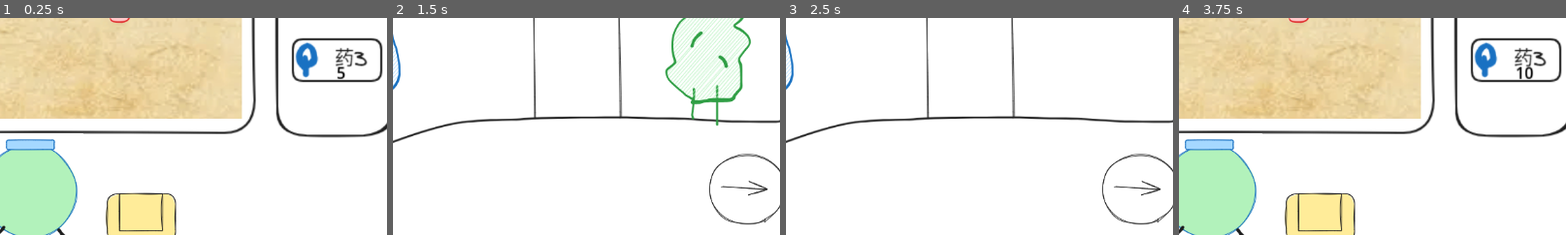
Above: before the commit, frames 1-4 (left to right).
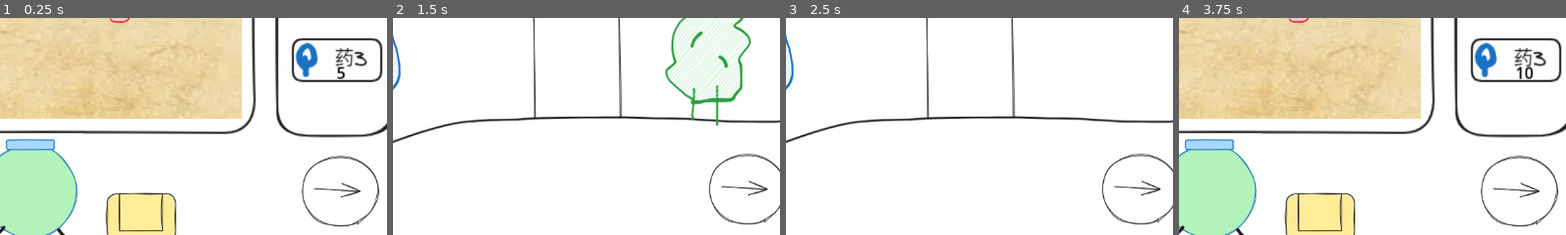
Above: after the commit, the same moments.

Repository: NoobEric0746/Potion-Bingyan
Game: Godot game, scene res://sprites/main.tscn
The game is run twice, just before and just after one commit, with the same random seed, the same clock (stepped at 60 frames per second) and the same inputs.
Inputs (mouse positions are % of the whole screen's width and height, from its top left):
- Up to frame 1 (0.25 s): no input
- Up to frame 2 (1.5 s): click (11, 84) at 0.5 s; click "+5" at 1.25 s
- Up to frame 3 (2.5 s): click "+5" at 2 s
- Up to frame 4 (3.75 s): click "+5" at 2.75 s; click (91, 84) at 3.5 s
The pictures show only the part of the screen within x 45-95%, y 45-95%; the shares and areas given below are measured in that part.

The runs differ from the first frame. In frame 1, 0.8% of the frame differs, in the area x 77-98%, y 63-97%; in frame 2, nothing differs; in frame 3, nothing differs; in frame 4, 0.8%.

Commit message:
销售系统1/2

Diff:
--- /dev/null
+++ b/global_sell_manager.gd
@@ -0,0 +1,33 @@
+extends Node
+
+var buyers_need = {}
+var buyers_kindness = {}
+var now
+
+func _ready():
+	create_buyers()
+	now=0
+
+func create_buyers():
+	for i in range(0,3):
+		buyers_need[i] = randi_range(1,3)
+		buyers_kindness[i] = randi_range(10,30)
+
+func translate(i):
+	match i:
+		1:
+			return "治疗"
+		2:
+			return "中毒"
+		3:
+			return "爆炸"
+
+func buyer_words():
+	return "我需要:\n" + translate(buyers_need[now]) + "\n药水"
+
+func get_price():
+	if translate(buyers_need[now]) in GlobalGameManager.potion_data:
+		var level = GlobalGameManager.potion_data[translate(buyers_need[now])]
+		return level * buyers_kindness[now]
+	else:
+		return 0
--- a/project.godot
+++ b/project.godot
@@ -19,6 +19,7 @@
 
 GlobalGameManager="*res://scripts/GlobalGameManager.gd"
 GlobalQueue="*res://scripts/queue.gd"
+GlobalSellManager="*res://global_sell_manager.gd"
 
 [dotnet]
 
--- a/scripts/GlobalGameManager.gd
+++ b/scripts/GlobalGameManager.gd
@@ -14,7 +14,10 @@
 var new_level = 0
 var potion_name = ""
 var potion_data = {}
-var storage_data = {}
+var storage_data = {1:5,2:5,3:5}
+var potion_pos = Vector2.ZERO
+var potion_water = 100
+var money = 0
 
 var firing = false
 var vortex = Vector2.ZERO
@@ -25,6 +28,7 @@
 signal start_draw_tmp
 signal stop_draw_tmp
 signal kill_items
+signal to_craft
 
 func _ready():
 	ingredient_queue.clear()
@@ -32,9 +36,9 @@
 	potion_data = {}
 	potion_name = ""
 	new_level = 0
-	storage_data[1]=5
-	storage_data[2]=5
-	storage_data[3]=5
+	#storage_data[1]=5
+	#storage_data[2]=5
+	#storage_data[3]=5
 
 func show_tmp(i:bool):
 	if i:
@@ -75,9 +79,9 @@
 	if ingredient == 1 :
 		return Vector2(1,0)
 	elif ingredient == 2:
-		return Vector2(-0.3,1)
+		return Vector2(-0.5,1)
 	elif ingredient == 3:
-		return Vector2(-0.3,-1)
+		return Vector2(-0.5,-1)
 	else:
 		return Vector2.ZERO
 
@@ -96,4 +100,8 @@
 
 func die():
 	_ready()
+	#get_node("/root/Craft").get_tree().reload_current_scene()
 	get_tree().reload_current_scene()
+
+func clear_potion():
+	die()
--- a/scripts/potion.gd
+++ b/scripts/potion.gd
@@ -9,7 +9,14 @@
 func _ready():
 	set_process(true)
 	start_pos = global_position
+	if GlobalGameManager.potion_pos == Vector2.ZERO:
+		GlobalGameManager.potion_pos =global_position
+	else:
+		global_position = GlobalGameManager.potion_pos
+		water = GlobalGameManager.potion_water
 	z_index = 100
+	GlobalGameManager.kill_items.connect(Callable(self,"_on_scene_switch"))
+	GlobalGameManager.to_craft.connect(Callable(self,"_on_scene_back"))
 
 
 func _process(delta: float) -> void:
@@ -80,3 +87,10 @@
 	if dis.length()<3:
 		global_position += Vector2(200,0)
 		get_parent().pos += Vector2(200,0)*2
+
+func _on_scene_switch():
+	GlobalGameManager.potion_pos=global_position
+	GlobalGameManager.potion_water=water
+func _on_scene_back():
+	global_position = GlobalGameManager.potion_pos
+	print("back")
--- /dev/null
+++ b/sprites/craft_2_sel.gd
@@ -0,0 +1,7 @@
+extends TextureButton
+
+
+
+func _on_pressed() -> void:
+	GlobalGameManager.kill_items.emit()
+	get_tree().change_scene_to_file("res://sprites/sell.tscn")
--- a/sprites/info_tab.gd
+++ b/sprites/info_tab.gd
@@ -6,3 +6,8 @@
 		label.text = "水"
 	else:
 		label.text = GlobalGameManager.potion_name+"药剂"
+
+
+func _on_confirm_pressed() -> void:
+	GlobalGameManager.kill_items.emit()
+	get_tree().change_scene_to_file("res://sprites/sell.tscn")
--- a/sprites/info_tab.tscn
+++ b/sprites/info_tab.tscn
@@ -23,9 +23,11 @@
 horizontal_alignment = 1
 autowrap_mode = 3
 
-[node name="TextureButton" type="TextureButton" parent="."]
+[node name="Confirm" type="TextureButton" parent="."]
 offset_left = -65.0
 offset_top = 134.0
 offset_right = 62.0
 offset_bottom = 202.0
 texture_normal = ExtResource("3_txt5w")
+
+[connection signal="pressed" from="Confirm" to="." method="_on_confirm_pressed"]
--- a/sprites/main.tscn
+++ b/sprites/main.tscn
@@ -7,6 +7,8 @@
 [ext_resource type="Script" uid="uid://bhet23fw0mnyi" path="res://sprites/left_button.gd" id="4_8cy0t"]
 [ext_resource type="PackedScene" uid="uid://c6gvoaxuyyjw3" path="res://sprites/info_tab.tscn" id="4_au7dq"]
 [ext_resource type="PackedScene" uid="uid://y8gcs44h5f6w" path="res://sprites/walls.tscn" id="5_ey6f8"]
+[ext_resource type="Texture2D" uid="uid://be1x14p77edrr" path="res://art/right.png" id="5_wwolt"]
+[ext_resource type="Script" uid="uid://deyxo4ep88tde" path="res://sprites/craft_2_sel.gd" id="6_b1wkd"]
 [ext_resource type="PackedScene" uid="uid://cvmmqbjf34oh3" path="res://sprites/potion_map.tscn" id="6_k56x5"]
 [ext_resource type="PackedScene" uid="uid://ddqcswb0jiril" path="res://sprites/pot.tscn" id="6_r3i6n"]
 [ext_resource type="PackedScene" uid="uid://dlq5n70btwi0t" path="res://sprites/Water.tscn" id="7_o8i82"]
@@ -33,6 +35,14 @@
 offset_bottom = 605.0
 texture_normal = ExtResource("3_34bsu")
 script = ExtResource("4_8cy0t")
+
+[node name="RightButton" type="TextureButton" parent="."]
+offset_left = 962.0
+offset_top = 487.0
+offset_right = 1095.0
+offset_bottom = 610.0
+texture_normal = ExtResource("5_wwolt")
+script = ExtResource("6_b1wkd")
 
 [node name="Backpack" parent="." instance=ExtResource("3_h2yge")]
 position = Vector2(921, 36)
@@ -85,6 +95,7 @@
 offset_bottom = 633.0
 
 [connection signal="pressed" from="LeftButton" to="LeftButton" method="_on_pressed"]
+[connection signal="pressed" from="RightButton" to="RightButton" method="_on_pressed"]
 [connection signal="button_down" from="Water" to="Water" method="_on_button_down"]
 [connection signal="button_up" from="Water" to="Water" method="_on_button_up"]
 [connection signal="mouse_entered" from="Water" to="Water" method="_on_mouse_entered"]
--- /dev/null
+++ b/sprites/sell.gd
@@ -0,0 +1,29 @@
+extends Node2D
+
+func _process(delta: float) -> void:
+	var label = get_node("conversation")
+	label.text = GlobalSellManager.buyer_words()
+	process_info()
+	process_price()
+
+func process_info():
+	var label = get_node("Info")
+	if GlobalGameManager.potion_name == "":
+		label.text = "水"
+	else:
+		label.text = GlobalGameManager.potion_name+"药剂"
+
+func process_price():
+	var label = get_node("Price")
+	if GlobalSellManager.get_price()==0:
+		label.text = "这不对吧"
+	else:
+		label.text = str(GlobalSellManager.get_price())+"$"
+
+
+func _on_sell_button_pressed() -> void:
+	if GlobalSellManager.get_price()==0:
+		return
+	GlobalGameManager.money+=GlobalSellManager.get_price()
+	GlobalGameManager.clear_potion()
+	GlobalSellManager.now += 1
--- a/sprites/sell.tscn
+++ b/sprites/sell.tscn
@@ -1,10 +1,72 @@
-[gd_scene load_steps=2 format=3 uid="uid://b5cvsmbxkbtd5"]
+[gd_scene load_steps=8 format=3 uid="uid://b5cvsmbxkbtd5"]
 
 [ext_resource type="Texture2D" uid="uid://ba5b5u5nrcj23" path="res://art/background.png" id="1_hph3p"]
+[ext_resource type="Script" uid="uid://cm2wmi62cq7lu" path="res://sprites/sell.gd" id="1_somti"]
+[ext_resource type="Texture2D" uid="uid://kmnb854oj23l" path="res://art/buyer.png" id="2_eu43m"]
+[ext_resource type="Texture2D" uid="uid://cy1bp8lwmdtha" path="res://art/left.png" id="3_somti"]
+[ext_resource type="Script" uid="uid://cqspsldftopcc" path="res://sprites/sell_2_craft.gd" id="4_ropkr"]
+[ext_resource type="Texture2D" uid="uid://cs0wis8e5psgi" path="res://art/sell_button.png" id="6_w52vs"]
+[ext_resource type="Texture2D" uid="uid://cyr5sesnrhubo" path="res://art/potion1.png" id="7_c0gl4"]
 
 [node name="Sell" type="Node2D"]
+script = ExtResource("1_somti")
 
 [node name="Background" type="TextureRect" parent="."]
 offset_right = 1152.0
 offset_bottom = 652.0
 texture = ExtResource("1_hph3p")
+
+[node name="Buyer" type="Sprite2D" parent="."]
+position = Vector2(357.00006, 286)
+scale = Vector2(2.23, 2.185)
+texture = ExtResource("2_eu43m")
+
+[node name="conversation" type="Label" parent="."]
+offset_left = 41.0
+offset_top = 104.0
+offset_right = 215.0
+offset_bottom = 379.0
+theme_override_colors/font_color = Color(0, 0, 0, 1)
+theme_override_font_sizes/font_size = 46
+text = "123123123123123123114514"
+autowrap_mode = 3
+
+[node name="LeftButton" type="TextureButton" parent="."]
+offset_left = 55.0
+offset_top = 480.0
+offset_right = 188.0
+offset_bottom = 603.0
+texture_normal = ExtResource("3_somti")
+script = ExtResource("4_ropkr")
+
+[node name="SellButton" type="TextureButton" parent="."]
+offset_left = 602.0
+offset_top = 333.0
+offset_right = 885.0
+offset_bottom = 444.0
+texture_normal = ExtResource("6_w52vs")
+
+[node name="Price" type="Label" parent="."]
+offset_left = 310.0
+offset_top = 75.0
+offset_right = 415.0
+offset_bottom = 139.0
+theme_override_colors/font_color = Color(0, 0, 0, 1)
+theme_override_font_sizes/font_size = 46
+text = "100$"
+
+[node name="potion" type="Sprite2D" parent="."]
+position = Vector2(741, 268)
+texture = ExtResource("7_c0gl4")
+
+[node name="Info" type="Label" parent="."]
+offset_left = 931.0
+offset_top = 58.0
+offset_right = 1115.0
+offset_bottom = 381.0
+theme_override_colors/font_color = Color(0, 0, 0, 1)
+theme_override_font_sizes/font_size = 46
+text = "这是药水"
+
+[connection signal="pressed" from="LeftButton" to="LeftButton" method="_on_pressed"]
+[connection signal="pressed" from="SellButton" to="." method="_on_sell_button_pressed"]
--- /dev/null
+++ b/sprites/sell_2_craft.gd
@@ -0,0 +1,5 @@
+extends TextureButton
+
+func _on_pressed() -> void:
+	get_tree().change_scene_to_file("res://sprites/main.tscn")
+	GlobalGameManager.to_craft.emit()
Binary file added: art/potion1.png
Not shown, added: art/potion1.png.import
Binary file added: art/sell_button.png
Not shown, added: art/sell_button.png.import
Not shown, added: global_sell_manager.gd.uid
Not shown, added: sprites/craft_2_sel.gd.uid
Not shown: 1 places in sprites/main.tscn that only renumber resources
Not shown, added: sprites/sell.gd.uid
Not shown, added: sprites/sell_2_craft.gd.uid
